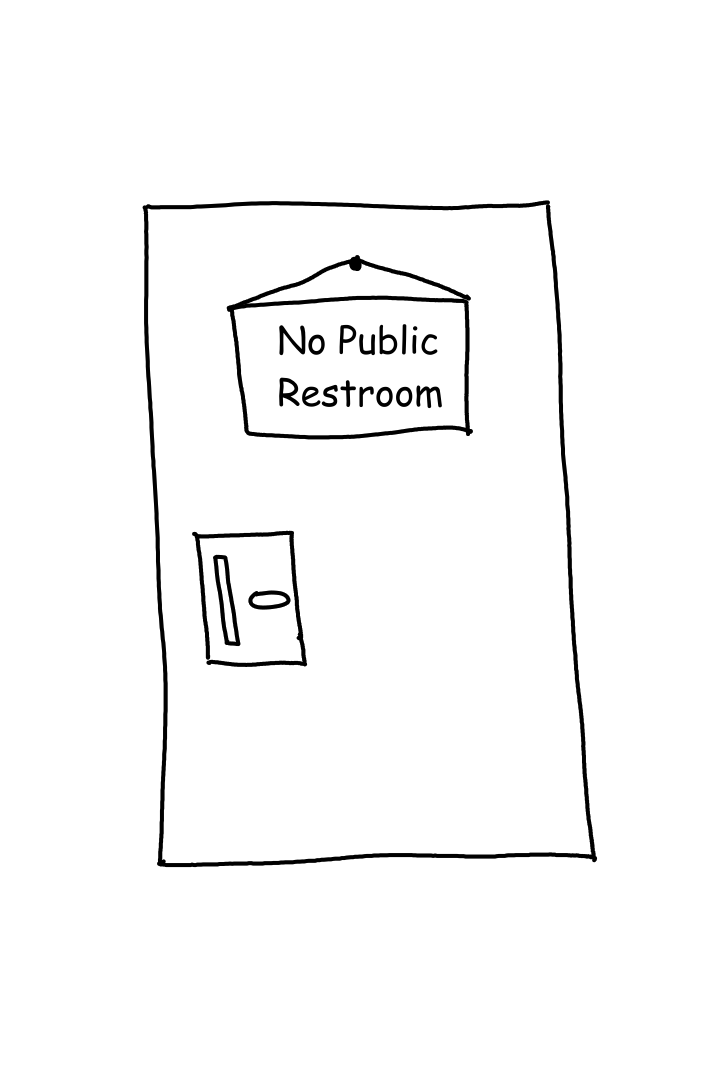
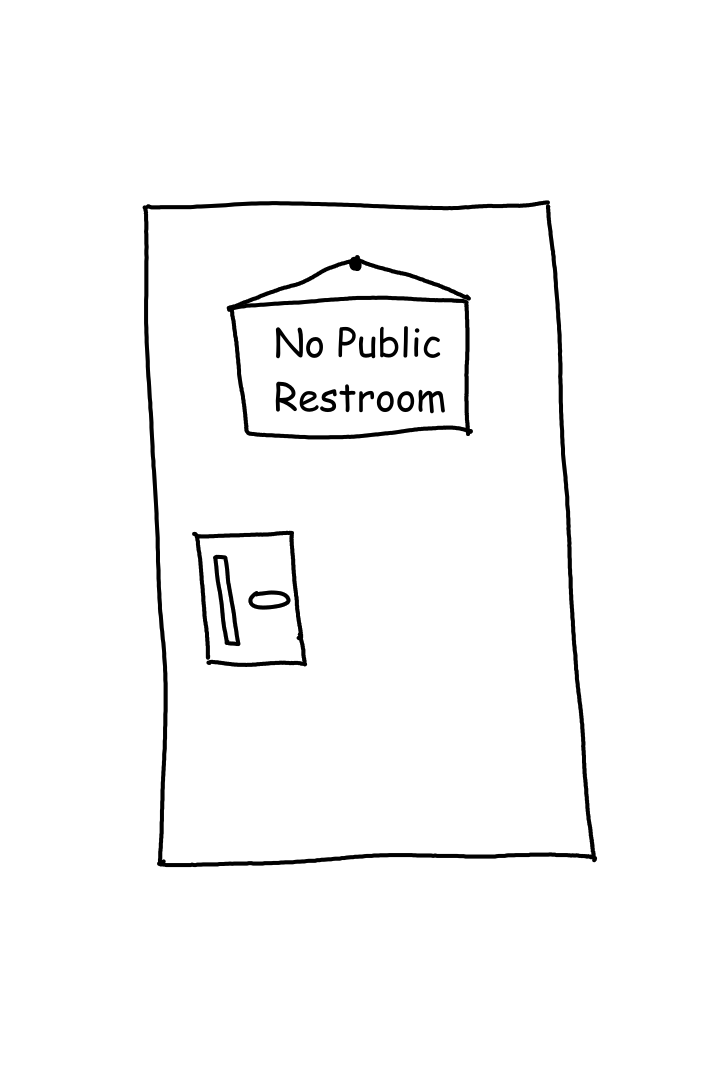
Two versions of the same layered image (720 × 1080). Layer-by-layer changes:
painted on "Door" over [275, 324, 445, 414]
